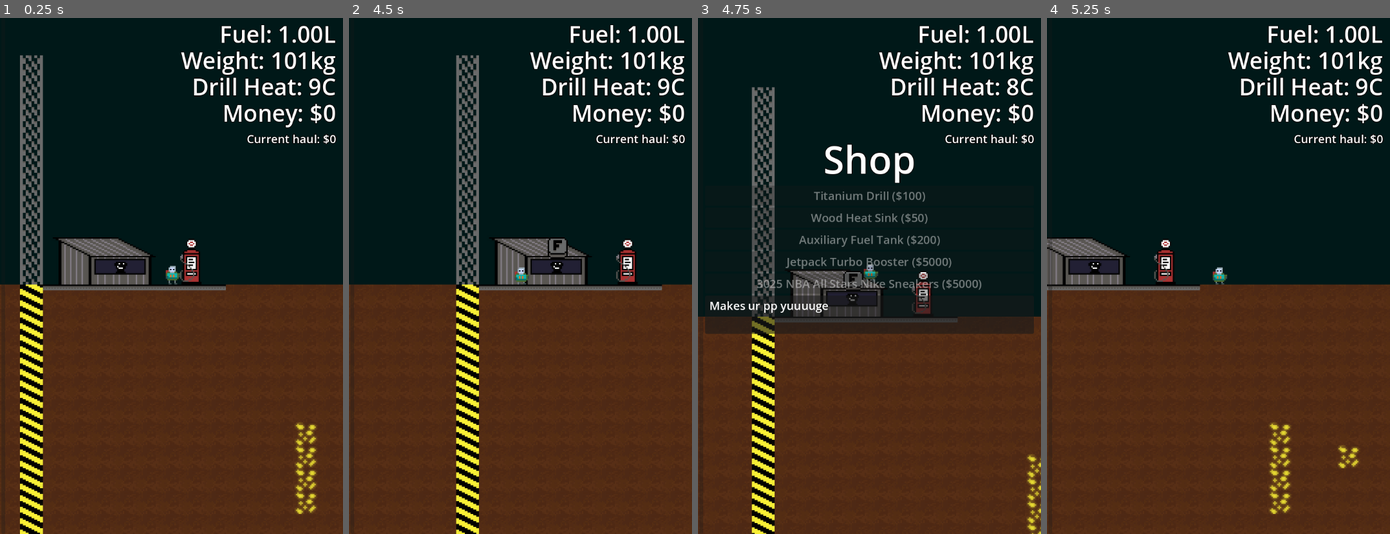
Above: before the commit, frames 1-4 (left to right).
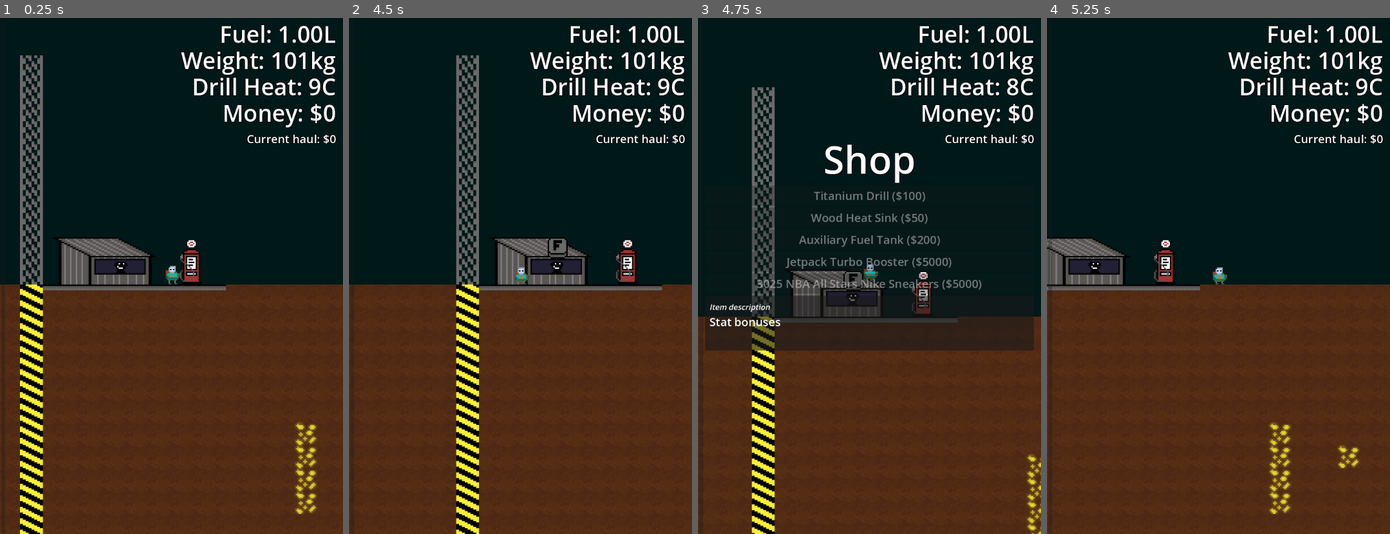
Above: after the commit, the same moments.

Repository: brikr/ludum-dare-57
Game: Godot game, scene res://scenes/main/main.tscn
Two runs of this game, one before a commit and one after it. Both use one fixed random seed, a clock stepped at 60 frames per second and the inputs below. This scene is started directly instead of the project's main scene.
Inputs (mouse positions are in pixels of both pictures, inside the frame that each line leads up to):
- Up to frame 1 (0.25 s): no input
- Up to frame 2 (4.5 s): tap Enter at 0.5 s; move the mouse to (503, 379) at 0.52 s; hold D (move_right) 0.53-2.03 s; tap F (interact) at 0.6, 1.35, 2.3, 2.85, 3.6 s; tap Space (jump) at 0.77, 1.52, 3.02, 3.77 s; move the mouse to (623, 353) at 1.27 s; move the mouse to (417, 198) at 2.02 s; press the mouse at (417, 198) at 2.03 s; hold A (move_left) 2.03-4.28 s; move the mouse to (537, 276) at 2.77 s; release the mouse at (537, 276) at 2.78 s; move the mouse to (469, 147) at 3.52 s; move the mouse to (595, 250) at 4.27 s; hold D (move_right) from 4.28 s (still down); click (595, 250) at 4.35 s
- Up to frame 3 (4.75 s): keep holding D (move_right); tap Space (jump) at 4.52 s; tap F (interact) at 4.55 s
- Up to frame 4 (5.25 s): keep holding D (move_right); move the mouse to (1149, 301) at 5.02 s; tap F (interact) at 5.1 s

Frames 1-2 are identical in both runs. In frame 3, 3.4% of the frame differs, in the area x 2-98%, y 54-65%; in frame 4, nothing differs.

Commit message:
shop descriptions

Diff:
--- a/scenes/shop_ui/shop_ui.gd
+++ b/scenes/shop_ui/shop_ui.gd
@@ -14,6 +14,7 @@
     instance.text = ITEM_BUTTON_TEMPLATE % [item.name, item.price]
     instance.item = item
     instance.pressed.connect(item_button_pressed.bind(instance))
+    instance.mouse_entered.connect(item_button_hovered.bind(instance))
     instance.visible = false
     $GearContainer.add_child(instance)
     buttons[item.name] = instance
@@ -38,6 +39,8 @@
 
   if items_to_show.is_empty():
     $AllItemsPurchased.visible = true
+    $ItemTooltipBackground.visible = false
+    $ItemTooltip.visible = false
 
 func item_button_pressed(button: ItemButton):
   GameState.purchased_items.append(button.item.name)
@@ -46,3 +49,6 @@
   button.queue_free()
   buttons.erase(button.item.name)
   update_button_states()
+
+func item_button_hovered(button: ItemButton):
+  $ItemTooltip.text = button.item.description
--- a/scenes/shop_ui/shop_ui.tscn
+++ b/scenes/shop_ui/shop_ui.tscn
@@ -52,18 +52,21 @@
 text = "All items purchased!"
 horizontal_alignment = 1
 
-[node name="ItemTooltipContainer" type="Panel" parent="."]
+[node name="ItemTooltipBackground" type="Panel" parent="."]
 offset_left = 15.0
 offset_top = 581.0
 offset_right = 705.0
-offset_bottom = 661.0
+offset_bottom = 696.0
 size_flags_vertical = 0
 
-[node name="ItemTooltip" type="Label" parent="."]
+[node name="ItemTooltip" type="RichTextLabel" parent="."]
 offset_left = 24.0
 offset_top = 585.0
 offset_right = 696.0
-offset_bottom = 619.0
+offset_bottom = 693.0
 theme_override_constants/outline_size = 0
-theme_override_font_sizes/font_size = 24
-text = "Makes ur pp yuuuuge"
+theme_override_font_sizes/italics_font_size = 16
+theme_override_font_sizes/normal_font_size = 24
+bbcode_enabled = true
+text = "[i]Item description[/i]
+Stat bonuses"
--- a/scripts/items/items.gd
+++ b/scripts/items/items.gd
@@ -4,58 +4,58 @@
   ## Drill
   Item.new(
     "Titanium Drill",
-    "Stronger than the standard issue. Digs 50% faster.",
+    "[i]Stronger than the standard issue.[/i]\nDig 50% faster.",
     Item.Category.DRILL, 100.0, Item.Type.GEAR, {Item.StatImpact.DIGGING_POWER: 0.5}),
   Item.new(
     "Overdrive Rotor",
-    "",
+    "[i]Any professional would consider you just a hobbyist miner unless you've got one of these bad boys installed.[/i]\nDig 100% faster than the base drill.",
     Item.Category.DRILL, 1000.0, Item.Type.GEAR, {Item.StatImpact.DIGGING_POWER: 0.5}),
   Item.new(
     "Worldbreaker Bit",
-    "",
+    "[i]You'll be digging through the earth like it was made out of rice crispies.[/i]\nDig 200% faster than the base drill.",
     Item.Category.DRILL, 5000.0, Item.Type.GEAR, {Item.StatImpact.DIGGING_POWER: 1.0}),
   ## Heat
   Item.new(
     "Wood Heat Sink",
-    "",
+    "[i]\"It ain't much and it doesn't work\"[/i]\nDrill can get up to 250C before overheating.",
     Item.Category.HEAT, 50.0, Item.Type.GEAR, {Item.StatImpact.HEAT_CAPACITY: 50.0}),
   Item.new(
     "Aluminum Heat Sink",
-    "",
+    "[i]Lightweight. Reliable. Not recommended as a cooking surface.[/i]\nDrill can get up to 300C before overheating, and the drill cools off faster.",
     Item.Category.HEAT, 500.0, Item.Type.GEAR, {Item.StatImpact.HEAT_CAPACITY: 100.0, Item.StatImpact.HEAT_DECAY_RATE: 0.5}),
   Item.new(
-    "Cryocooler",
-    "",
+    "CryoCooler™",
+    "[i]Uses proprietary technology to keep the drill cool for extended mining sessions.[/i]\nSlows the speed at which the drill heats up, and the drill cools off even faster.",
     Item.Category.HEAT, 5000.0, Item.Type.GEAR, {Item.StatImpact.DIGGING_HEAT_GEN: -0.2, Item.StatImpact.HEAT_DECAY_RATE: 0.5}),
   ## Fuel
   Item.new(
     "Auxiliary Fuel Tank",
-    "",
+    "[i]This could come in handy.[/i]\nCarry an extra 1L of fuel.",
     Item.Category.FUEL, 200.0, Item.Type.GEAR, {Item.StatImpact.FUEL_CAPACITY: 1000}),
   Item.new(
     "Ancillary Fuel Tank",
-    "",
+    "[i]Now you can delve even deeper before you realize you can't make it back to the surface.[/i]\nCarry an extra 1000mL of fuel.",
     Item.Category.FUEL, 500.0, Item.Type.GEAR, {Item.StatImpact.FUEL_CAPACITY: 1000}),
   Item.new(
     "Supplementary Fuel Tank",
-    "",
+    "[i]Just in case we want to go on an extended spelunking adventure.[/i]\nCarry an extra 1kg of dense-as-water fuel.",
     Item.Category.FUEL, 2000.0, Item.Type.GEAR, {Item.StatImpact.FUEL_CAPACITY: 1000}),
   Item.new(
     "Backup Fuel Tank",
-    "",
+    "[i]I'm starting to think this shopkeeper is price gouging me.[/i]\nCarry an extra 0.264gal of fuel.",
     Item.Category.FUEL, 10000.0, Item.Type.GEAR, {Item.StatImpact.FUEL_CAPACITY: 1000}),
   Item.new(
     "Exhaust Flow Reclaimer",
-    "",
+    "[i]Useful for trips to the moon.[/i]\nJetpack uses half as much fuel.",
     Item.Category.FUEL, 10000.0, Item.Type.GEAR, {Item.StatImpact.JETPACK_FUEL_EFFICIENCY: -2.5}),
   ## Jetpack
   Item.new(
     "Jetpack Turbo Booster",
-    "",
-    Item.Category.JETPACK, 5000.0, Item.Type.GEAR, {Item.StatImpact.JETPACK_SPEED_LIMIT: 25}),
+    "[i]The ceiling will come at you so fast you'd think it was the ground.[/i]\nIncreases top speed of the jetpack.",
+    Item.Category.JETPACK, 5000.0, Item.Type.GEAR, {Item.StatImpact.JETPACK_SPEED_LIMIT: 100.0}),
   ## Weight
   Item.new(
     "3025 NBA All Stars Nike Sneakers",
-    "",
+    "[i]Authenticity not verified.[/i]\nReduces weight by 50kg.",
     Item.Category.WEIGHT, 5000.0, Item.Type.GEAR, {Item.StatImpact.PLAYER_WEIGHT: -50.0}),
 ]
